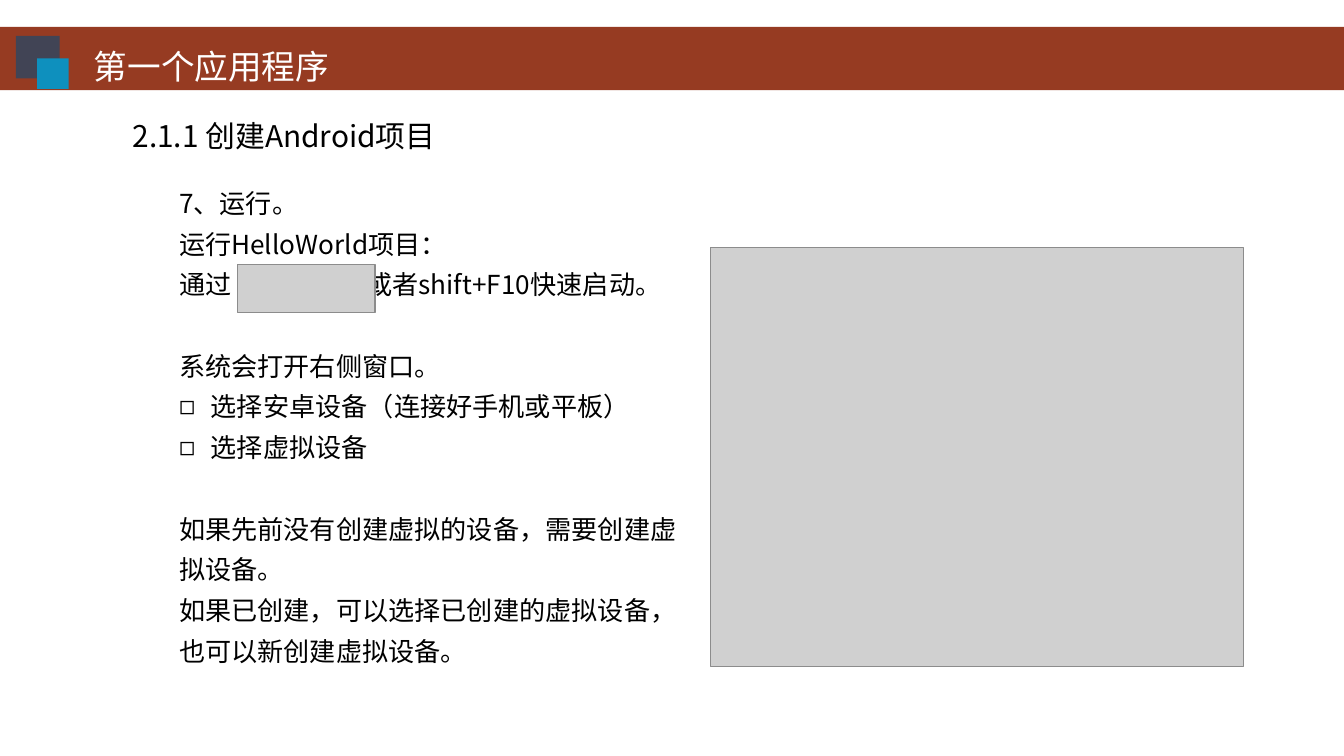
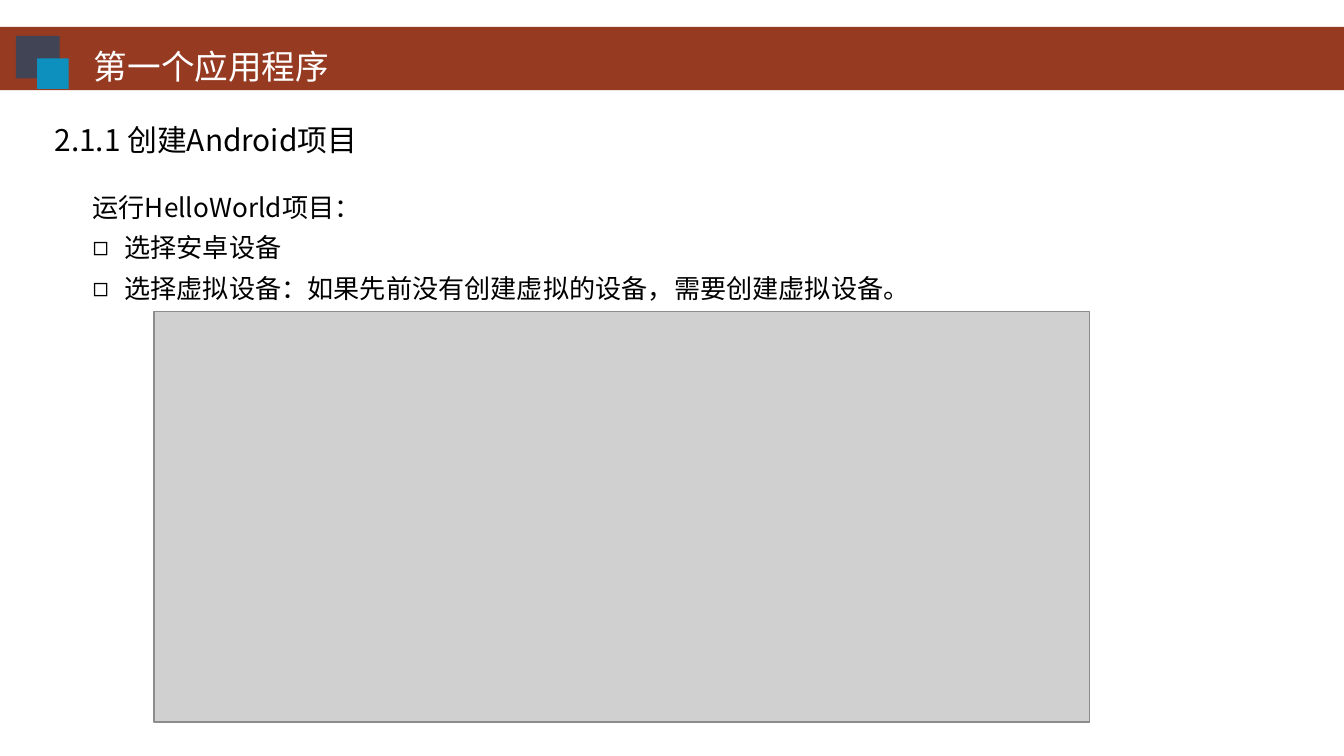
Before and after one commit to HBU/Android-PPT, a slide deck: slide 8 of 02.0 -- 首个程序 -- 第02章.ppt (slide 10 before the commit). Drawn at 1344x756 pixels with LibreOffice and Linux fonts; fonts in the diff are those of the drawing; grey boxes stand for pictures; background and template pictures are left out. Boxes give left, top, right and bottom in pixels: in the first picture for what was removed or moved away, otherwise in the second. Text is boxed around its words. In the diff, an @@ line names an element or a change of style, - is before the commit and + after.

```diff
--- a/02.0 -- 首个程序 -- 第02章.ppt
+++ b/02.0 -- 首个程序 -- 第02章.ppt
@@ text "2.1.1 创建Android项目": place and size @@
-text "2.1.1 创建Android项目" at (133, 122, 436, 150)
+text "2.1.1 创建Android项目" at (55, 126, 357, 154)
@@ text "运行HelloWorld项目：": place and size @@
-text "运行HelloWorld项目：" at (179, 191, 676, 663)
+text "运行HelloWorld项目：" at (93, 195, 909, 301)
@@ text at (179, 191, 298, 216): paragraph removed @@
-7、运行。
@@ text at (124, 235, 909, 301): text changed @@
-通过 或者shift+F10快速启动。
-系统会打开右侧窗口。
-◻ 选择安卓设备（连接好手机或平板）
-◻ 选择虚拟设备
-如果先前没有创建虚拟的设备，需要创建虚拟设备。
-如果已创建，可以选择已创建的虚拟设备，也可以新创建虚拟设备。
+◻ 选择安卓设备
+◻ 选择虚拟设备：如果先前没有创建虚拟的设备，需要创建虚拟设备。
@@ picture removed at (711, 247, 1243, 667) @@
@@ picture: place and size @@
-picture at (238, 265, 375, 313)
+picture at (155, 312, 1090, 722)
```
Also in this commit, not shown: 9 other slides changed, 1 slide added, 5 slides removed.
